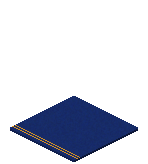
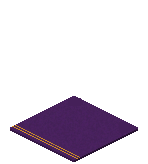
Layers edited between the first and the second 148 × 164 image:
painted on "Stripes", unmasked it over [12,125,80,159]
renamed "Layer 6" to "Iso_Deco_Ground_Carpet_Blue_08", painted on it over [10,96,138,162]
